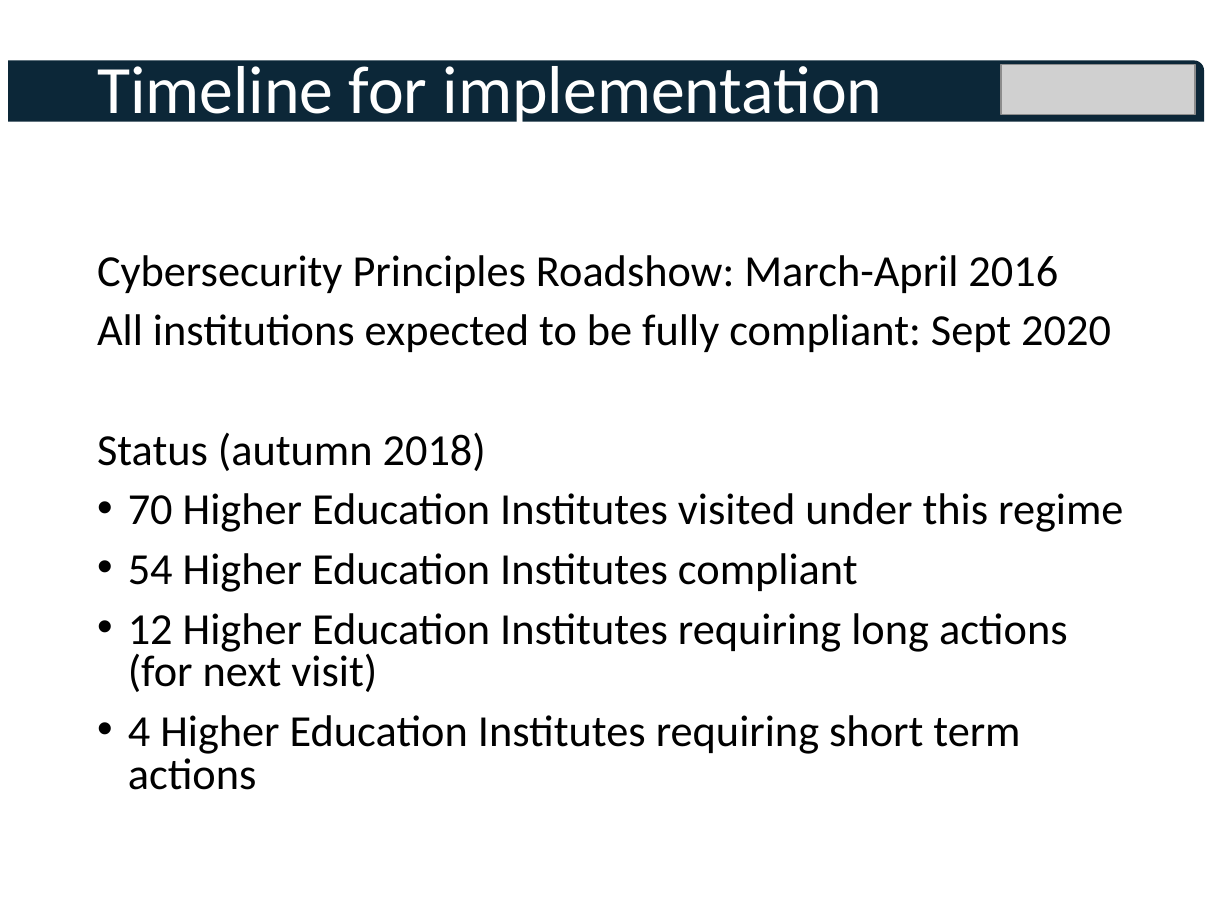
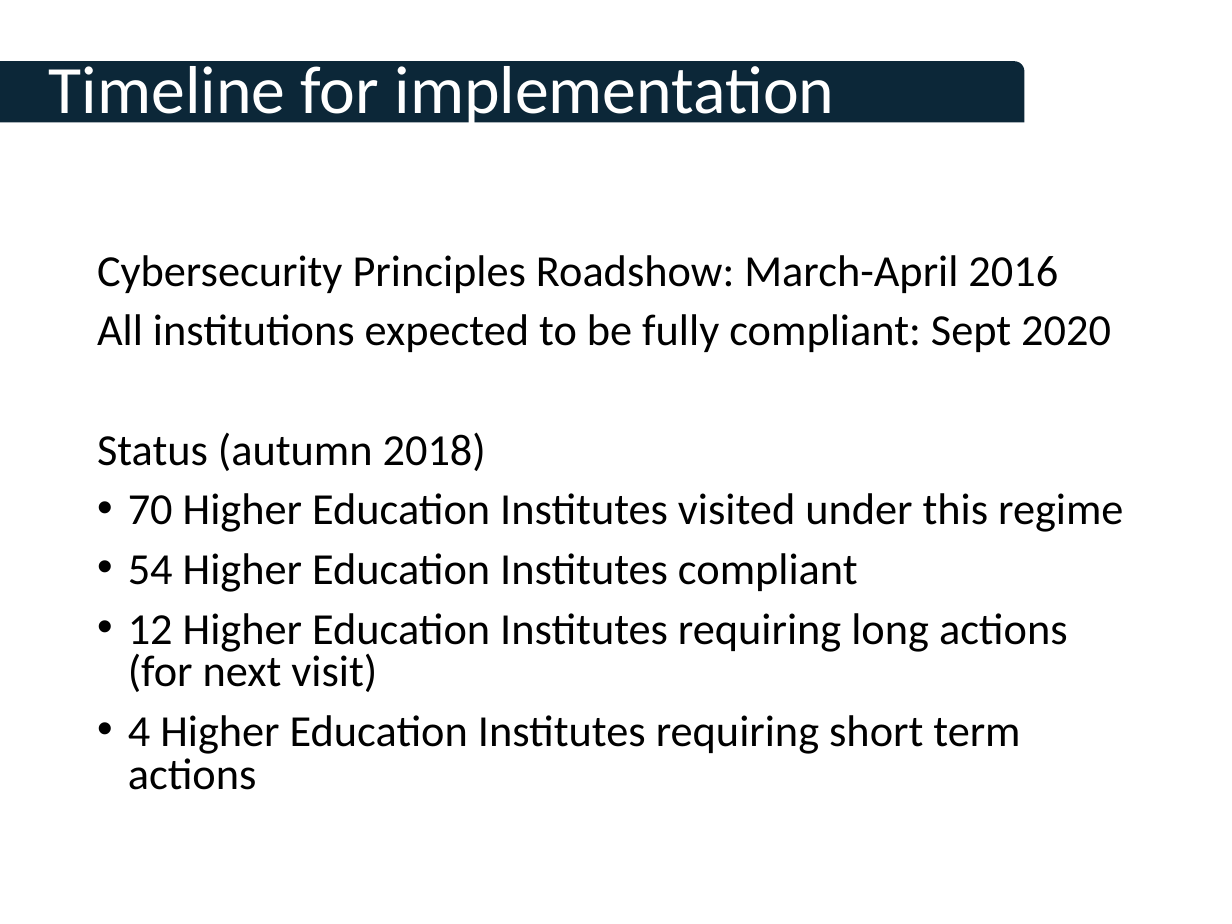
Before and after one commit to tomcrick/FIE2019, a slide deck: slide 8 of TalkatFI2019.pptx. Drawn at 1232x924 pixels with LibreOffice and Linux fonts; fonts in the diff are those of the drawing; grey boxes stand for pictures; background and template pictures are left out. Boxes give left, top, right and bottom in pixels: in the first picture for what was removed or moved away, otherwise in the second. Text is boxed around its words. In the diff, an @@ line names an element or a change of style, - is before the commit and + after.

```diff
--- a/TalkatFI2019.pptx
+++ b/TalkatFI2019.pptx
@@ title "Timeline for implementation" moved from (x1=97, y1=57, x2=883, y2=130) to (x1=49, y1=57, x2=835, y2=130) @@
@@ round rect added at (x1=0, y1=62, x2=1025, y2=123), fill #0C2738 @@
@@ round rect removed at (x1=9, y1=60, x2=1205, y2=122) @@
@@ picture removed at (x1=1002, y1=64, x2=1195, y2=115) @@
```
Also in this commit, not shown: 10 other slides changed.
